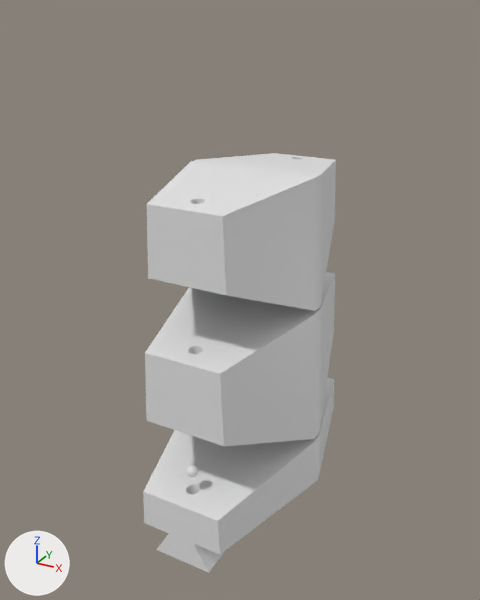
The Blender file Blend/TwoString.blend, before and after one commit.
Camera for both pictures: a camera (50 mm lens) standing at (0.507, -0.967, 0.809) and looking at (-0.014, -0.019, 0.336). Arrows for +X, +Y and +Z are at lower left; the lights stay in place.

The first picture shows '1', '2', '3', 'Sphere'.
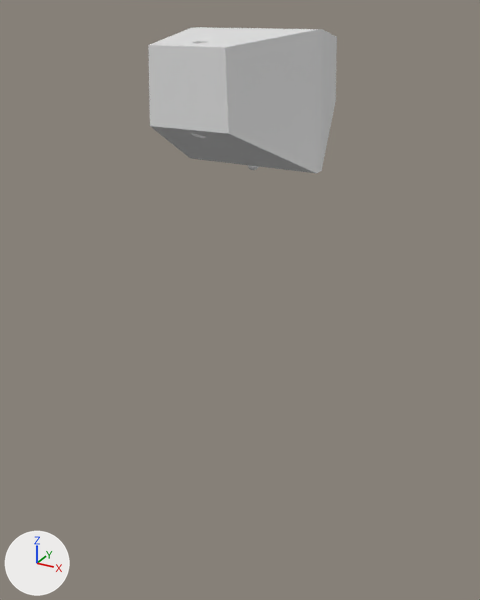
Edits to the scene script, one JSON object a line:
```json
{"op": "remove", "block": "ob_4", "code": "ob_4.hide_set(True)"}
{"op": "add", "block": "ob_3", "code": "ob_3.hide_set(True)"}
{"op": "add", "block": "ob_2", "code": "ob_2.hide_set(True)"}
{"op": "add", "block": "ob_1", "code": "ob_1.hide_set(True)"}
{"op": "set", "path": "ob_sphere.location", "old": "(0.0, -0.212, 0.1)", "new": "(0.0, 0.0, 0.574)"}
{"op": "set", "path": "ob_sphere.scale", "old": "(0.0103, 0.0103, 0.0103)", "new": "(0.00948, 0.00948, 0.00948)"}
```

Where the change shows, as pixel boxes (x1, y1, x2, y2) in the pictures (480 x 600 px):
```json
{"object": "2", "change": "hidden", "before": [145, 272, 335, 447]}
{"object": "3", "change": "hidden", "before": [147, 153, 336, 311]}
{"object": "4", "change": "shown", "after": [148, 27, 337, 173]}
{"object": "1", "change": "hidden", "before": [143, 378, 334, 573]}
{"object": "Sphere", "change": "moved, rescaled", "before": [186, 465, 198, 478], "after": [248, 165, 258, 170]}
```
